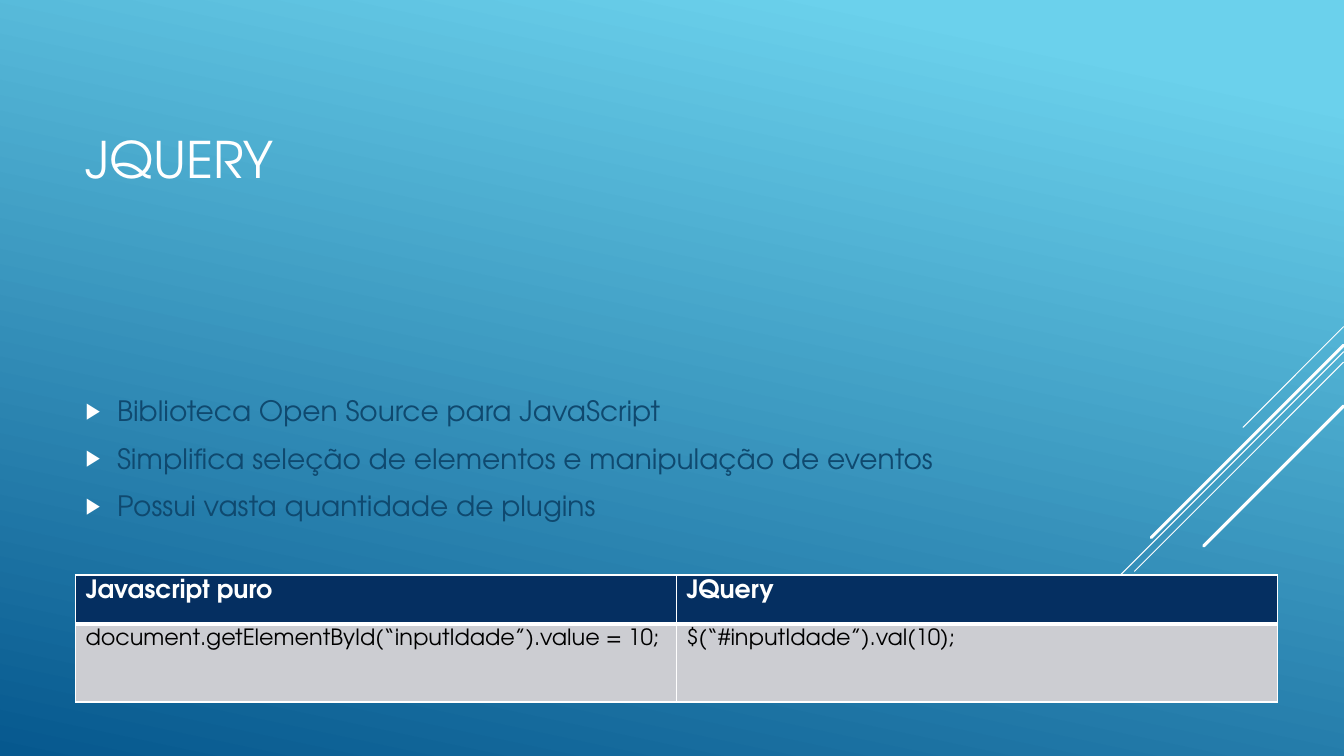
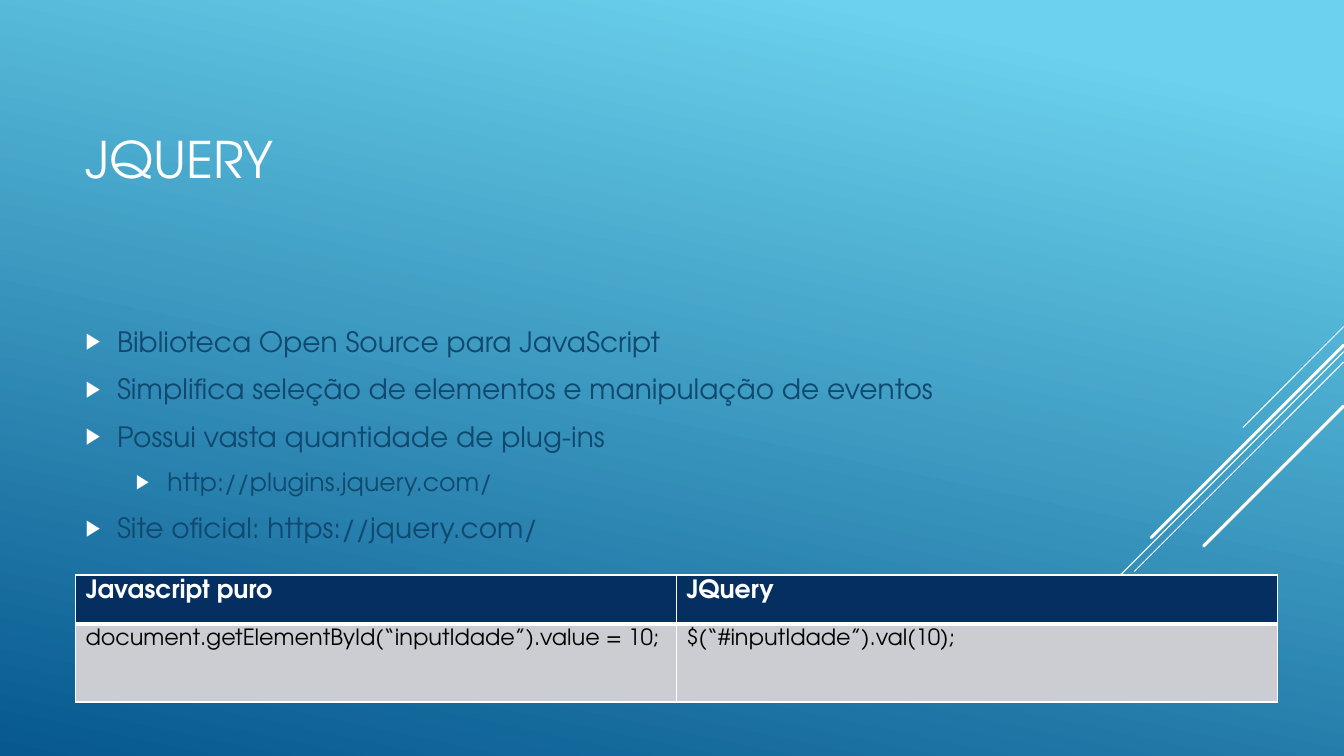
Before and after one commit to matheustristao/AulaFrontEnd, a slide deck: slide 12 of front-end.pptx. Drawn at 1344x756 pixels with LibreOffice and Linux fonts; fonts in the diff are those of the drawing. Boxes give left, top, right and bottom in pixels: in the first picture for what was removed or moved away, otherwise in the second. Text is boxed around its words. In the diff, an @@ line names an element or a change of style, - is before the commit and + after.

```diff
--- a/front-end.pptx
+++ b/front-end.pptx
@@ text at (x1=117, y1=426, x2=604, y2=543): text changed @@
-▶ Possui vasta quantidade de plugins
+▶ Possui vasta quantidade de plug-ins
+  ▶ http://plugins.jquery.com/
+▶ Site oficial: https://jquery.com/
```
Also in this commit, not shown: 1 other slide changed, 1 slide added, 3 other files.
